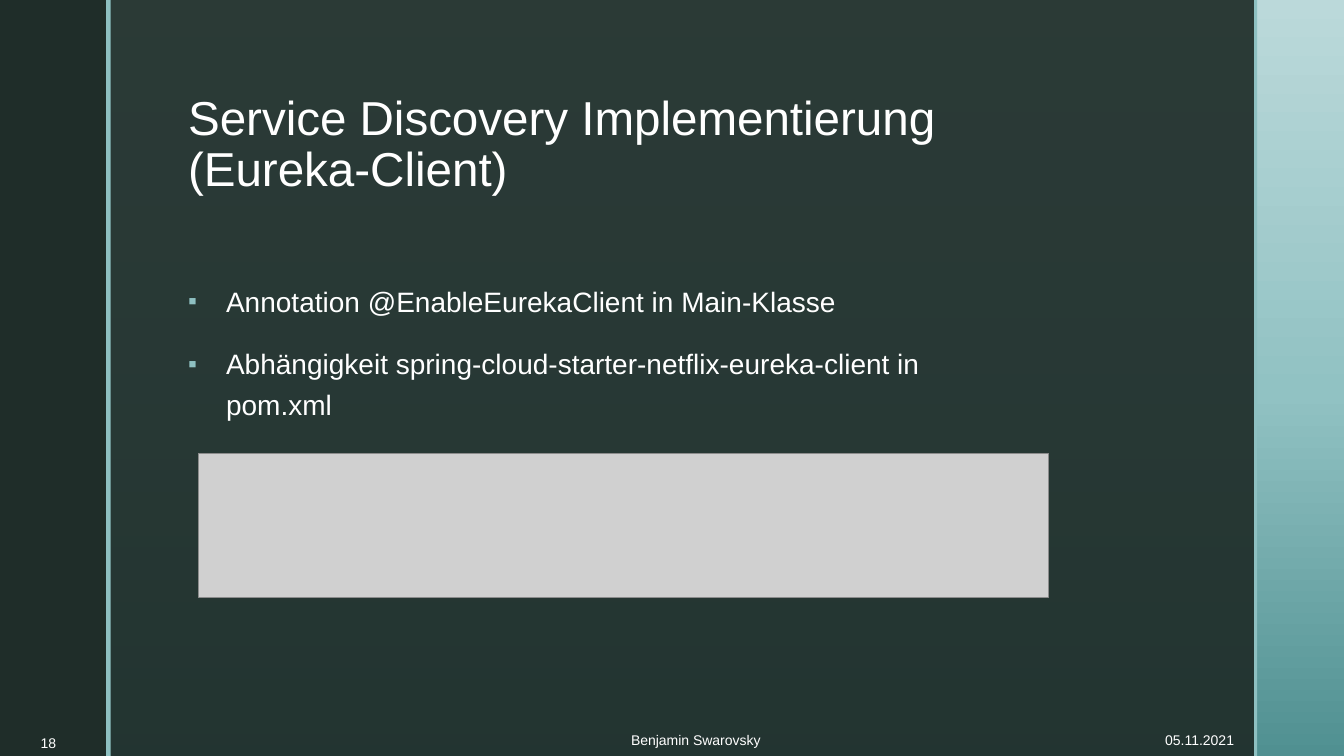
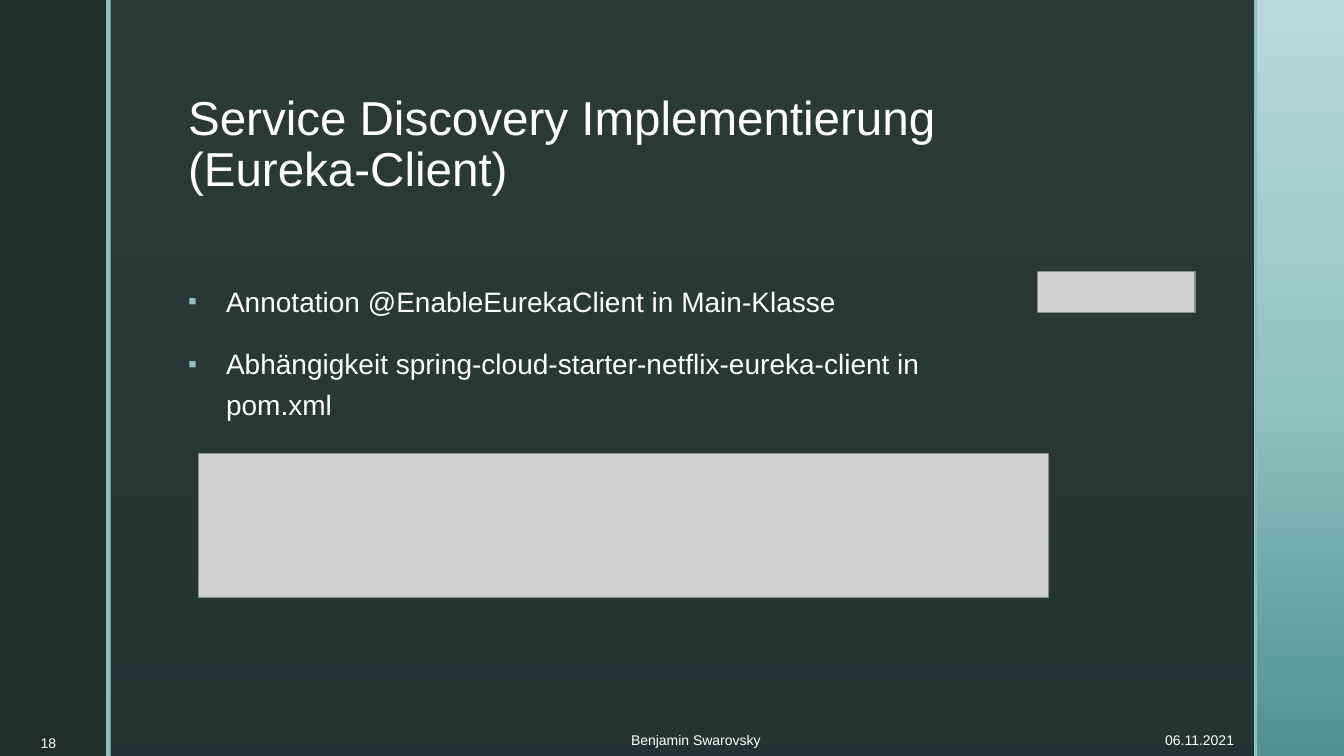
Before and after one commit to BenjaminS01/Abschluss, a slide deck: slide 18 of Vortrag.pptx. Drawn at 1344x756 pixels with LibreOffice and Linux fonts; fonts in the diff are those of the drawing; grey boxes stand for pictures; background and template pictures are left out. Boxes give left, top, right and bottom in pixels: in the first picture for what was removed or moved away, otherwise in the second. Text is boxed around its words. In the diff, an @@ line names an element or a change of style, - is before the commit and + after.

```diff
--- a/Vortrag.pptx
+++ b/Vortrag.pptx
@@ picture added at (1037,272,1195,313) @@
@@ text at (1165,735,1234,745): text changed @@
-05.11.2021
+06.11.2021
```
Also in this commit, not shown: 23 other slides changed, 2 other files.
